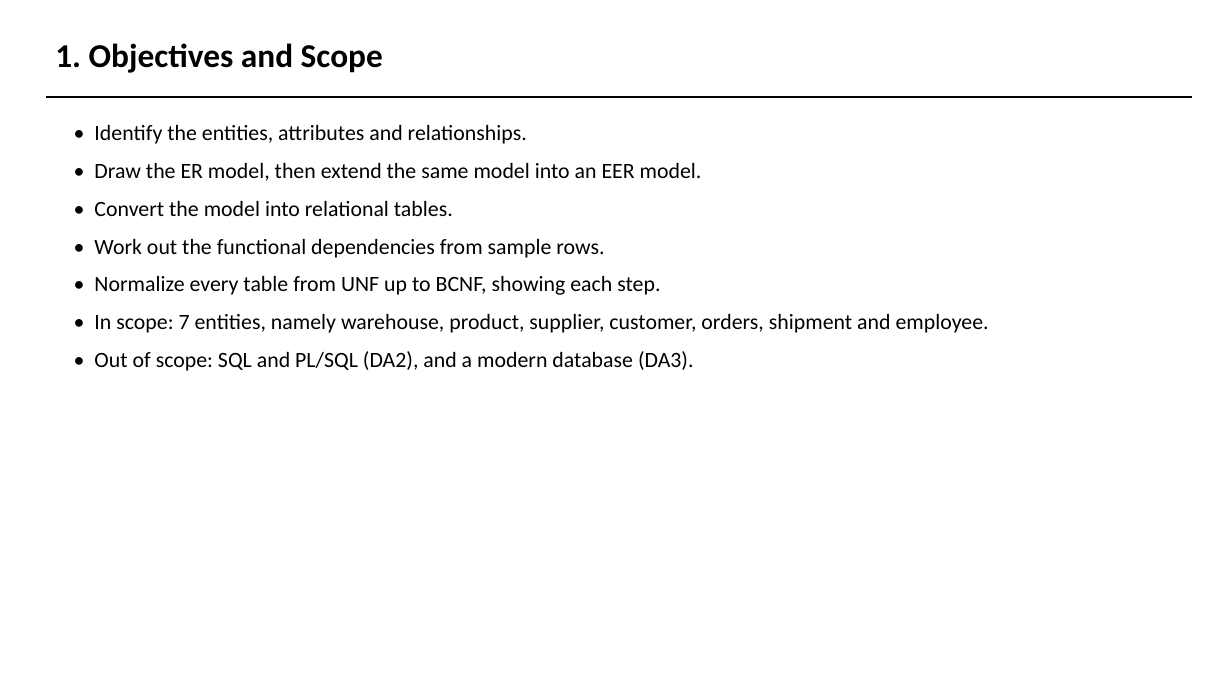
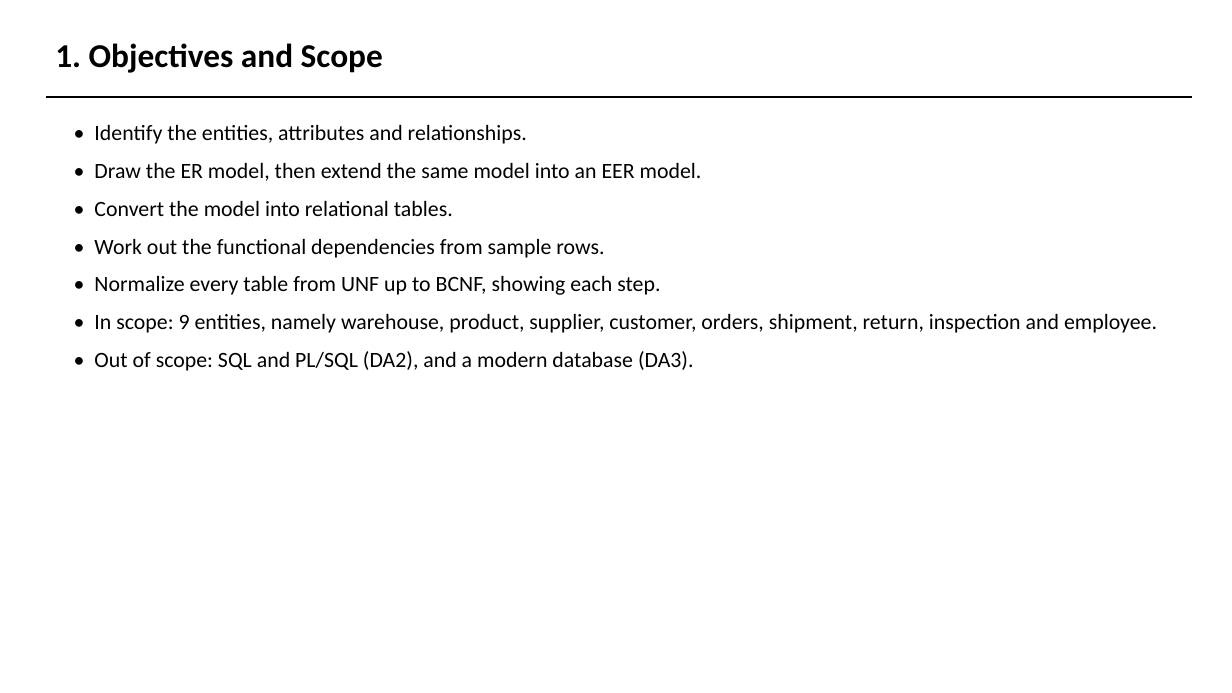
Before and after one commit to AviDhandhania/warehouse-supply-chain-dbms, a slide deck: slide 5 of presentation/DA1_Presentation.pptx. Drawn at 1232x693 pixels with LibreOffice and Linux fonts; fonts in the diff are those of the drawing. Boxes give left, top, right and bottom in pixels: in the first picture for what was removed or moved away, otherwise in the second. Text is boxed around its words. In the diff, an @@ line names an element or a change of style, - is before the commit and + after.

Commit message:
DA1: add generalization, aggregation and a 1:1 relationship
MANAGES joins EMPLOYEE and WAREHOUSE one to one, which is what WAREHOUSE
already needed to justify ManagerID. The column now carries a UNIQUE
constraint, so WAREHOUSE has a second candidate key and is still in BCNF.

Generalization lifts SHIPMENT and GOODS_RETURN into GOODS_MOVEMENT. Both
subclasses are in the ER model as separate entities with their own links to
ORDERS and WAREHOUSE, and the EER model lifts the shared columns and both
links into the superclass, collapsing ShipmentID and ReturnID into
MovementID. Built upwards from what existed, which is the only thing that
distinguishes it from the specialization already in the model.

Aggregation boxes SUPPLIER, SUPPLIES and PRODUCT and hangs INSPECTION off the
box. The ER model gives INSPECTION two separate links, one per participant,
so the figure shows why the aggregation is needed. It maps to a two-column
foreign key into SUPPLIES, so an inspection cannot name a pair that is not
supplied. Drawn as its own figure, since the box would have covered half of
the EER model.

Final schema goes from 17 tables to 20 with INSPECTION, GOODS_MOVEMENT and
GOODS_RETURN. Eight come out of the normalization and twelve straight from
the mapping.

The normalization chain is untouched: sample_data, the five norm figures and
decomp_tree are byte for byte what they were, because the lineage runs
through the other eight tables. Every count in the report, the deck and the
README follows the new totals.

```diff
--- a/presentation/DA1_Presentation.pptx
+++ b/presentation/DA1_Presentation.pptx
@@ text at [94,314,1157,333]: text changed @@
-• In scope: 7 entities, namely warehouse, product, supplier, customer, orders, shipment and employee.
+• In scope: 9 entities, namely warehouse, product, supplier, customer, orders, shipment, return, inspection and employee.
```
Also in this commit, not shown: 12 other slides changed, 3 slides added, 8 other files.
